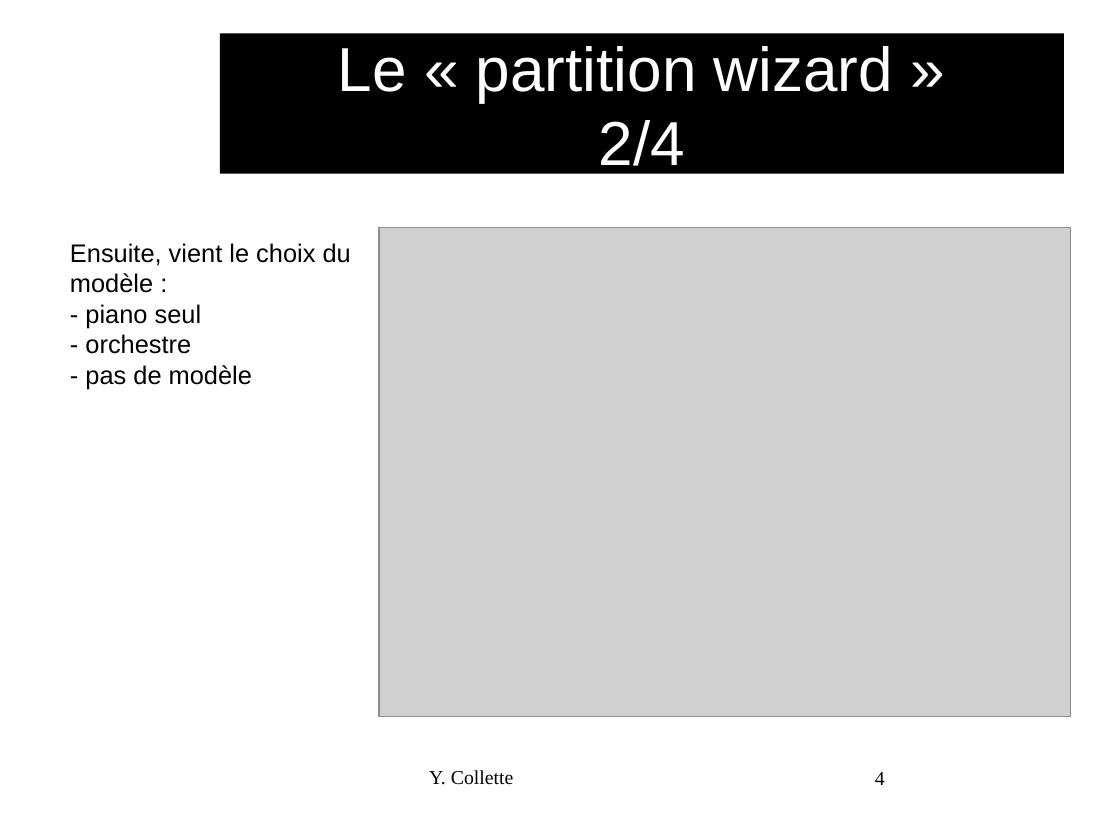
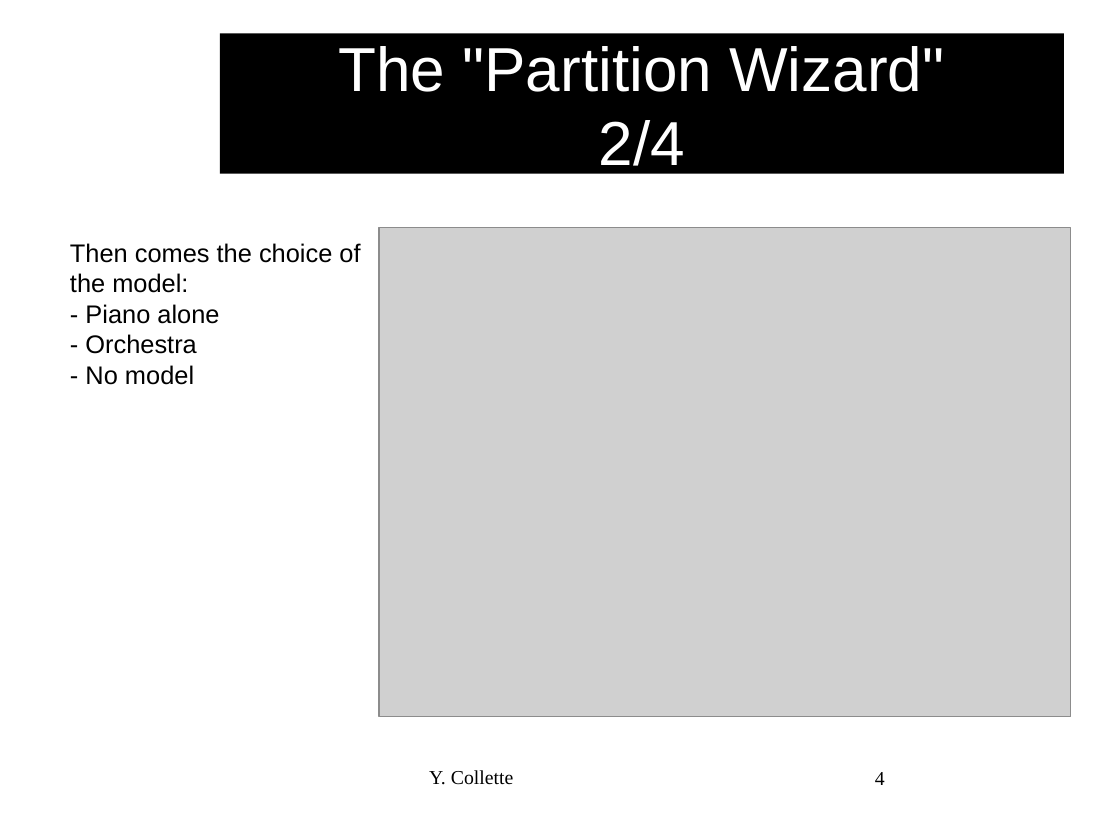
Before and after one commit to audinux/audinux.github.io, a slide deck: slide 4 of workshop/audio/MuseScore.odp. Drawn at 1120x840 pixels with LibreOffice and Linux fonts; fonts in the diff are those of the drawing; grey boxes stand for pictures; background and template pictures are left out. Boxes give left, top, right and bottom in pixels: in the first picture for what was removed or moved away, otherwise in the second. Text is boxed around its words. In the diff, an @@ line names an element or a change of style, - is before the commit and + after.

```diff
--- a/workshop/audio/MuseScore.odp
+++ b/workshop/audio/MuseScore.odp
@@ title at bbox=[338, 46, 944, 177]: text changed @@
-Le « partition wizard »
-2/4
+The "Partition Wizard"
+2/4
@@ text at bbox=[70, 243, 360, 385]: text changed @@
-Ensuite, vient le choix du modèle :
-- piano seul
-- orchestre
-- pas de modèle
+Then comes the choice of the model:
+- Piano alone
+- Orchestra
+- No model
```
Also in this commit, not shown: 16 other slides changed, 4 slides added, 4 slides removed, 6 other files.
